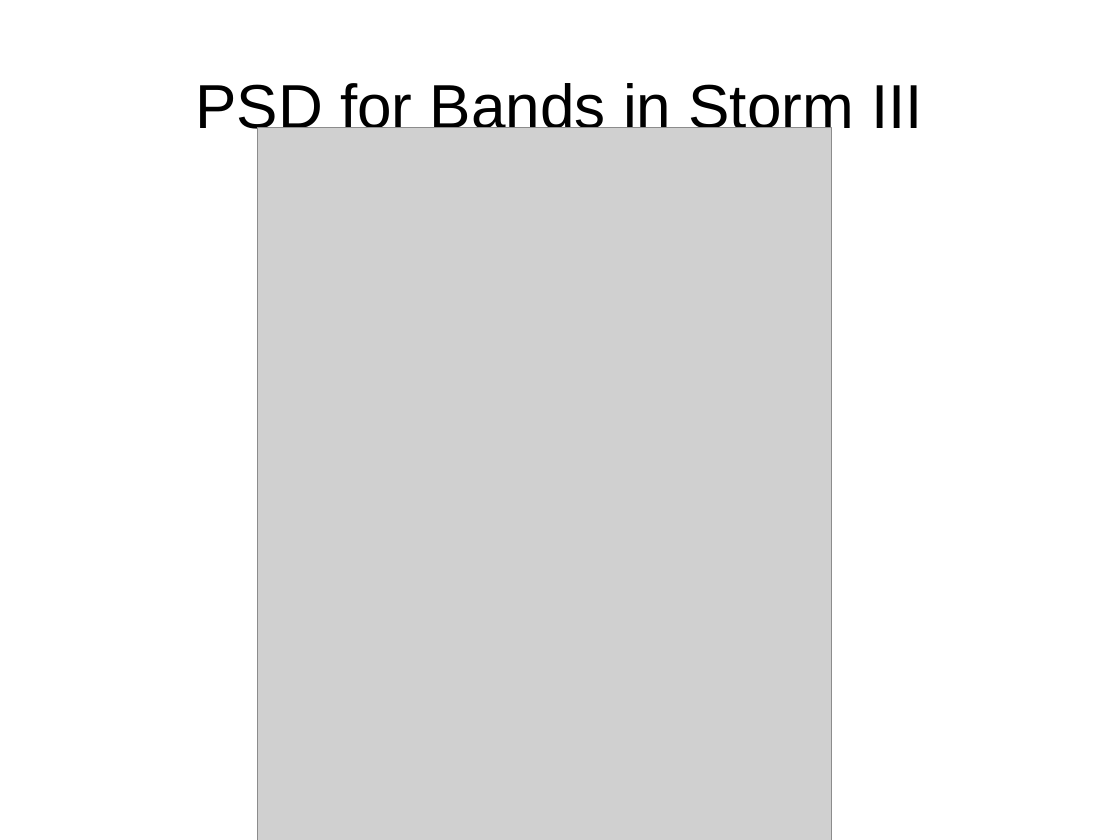
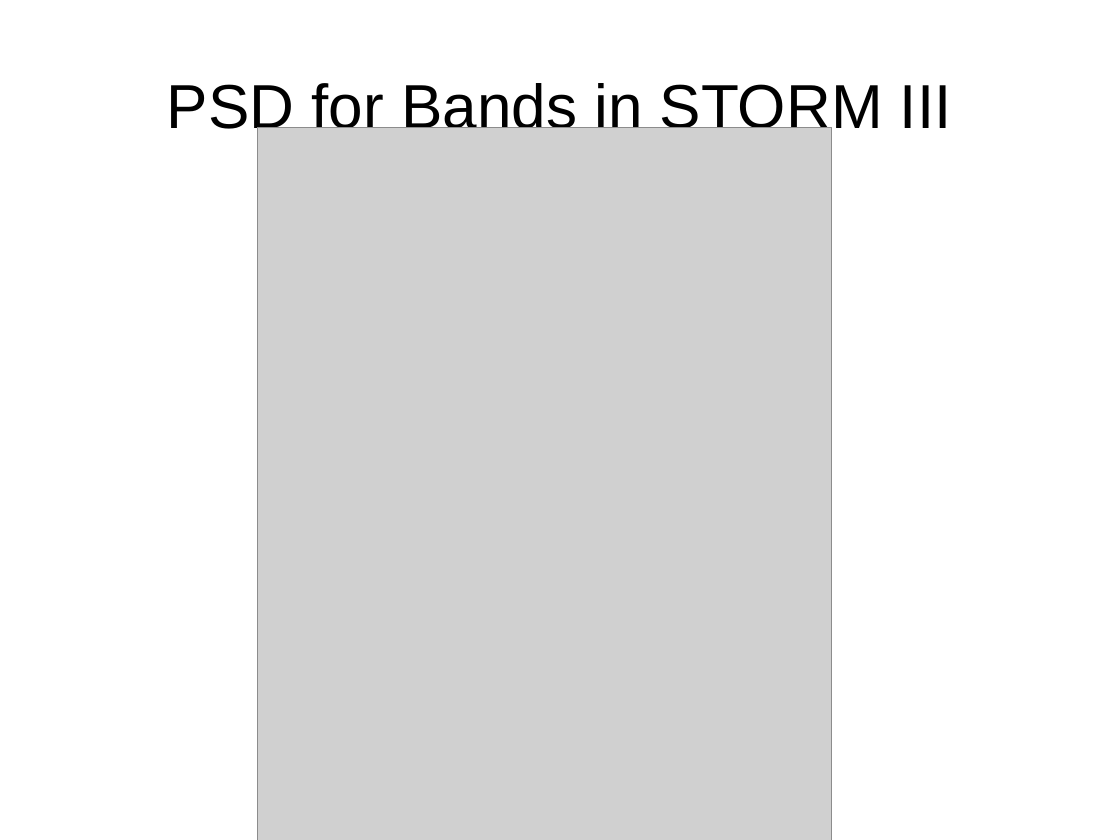
Before and after one commit to othocaes/fourier-agn, a slide deck: slide 12 of pres/final/final.odp. Drawn at 1120x840 pixels with LibreOffice and Linux fonts; fonts in the diff are those of the drawing; grey boxes stand for pictures. Boxes give left, top, right and bottom in pixels: in the first picture for what was removed or moved away, otherwise in the second. Text is boxed around its words. In the diff, an @@ line names an element or a change of style, - is before the commit and + after.

```diff
--- a/pres/final/final.odp
+++ b/pres/final/final.odp
@@ title at (167, 83, 952, 139): text changed @@
-PSD for Bands in Storm III
+PSD for Bands in STORM III
```
Also in this commit, not shown: 7 other slides changed, 7 other files.
